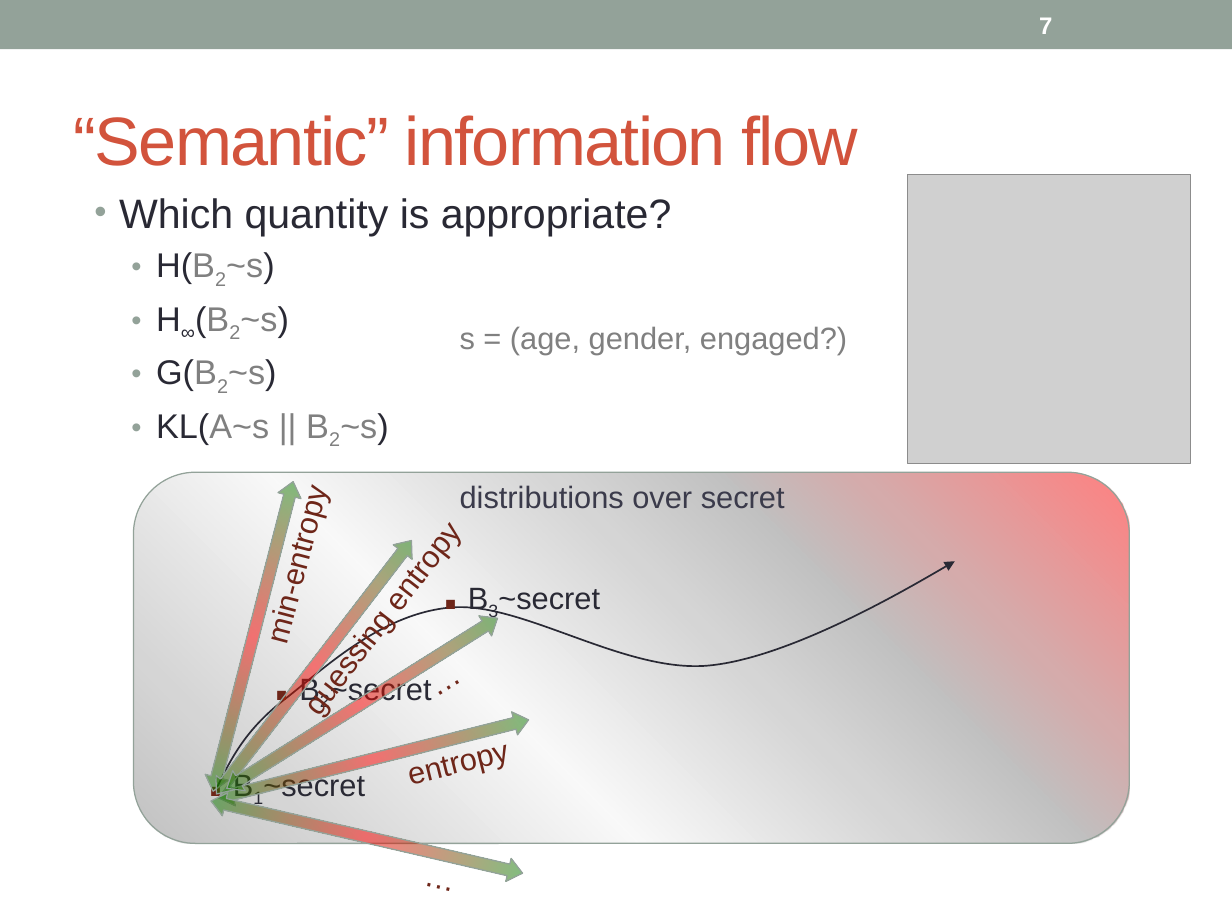
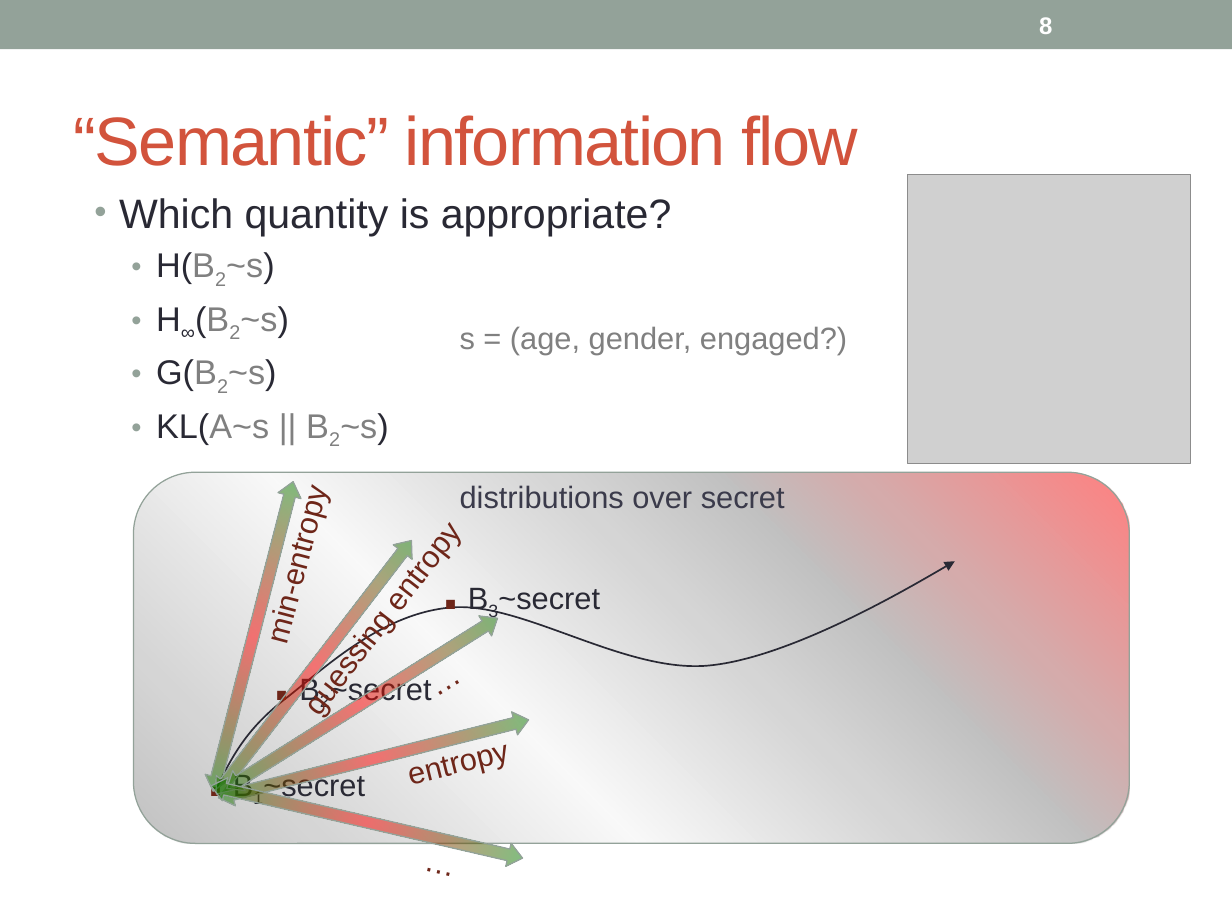
Before and after one commit to piotrm0/ppw12, a slide deck: slide 8 of pres/ppw12-pres.pptx (slide 7 before the commit). Drawn at 1232x924 pixels with LibreOffice and Linux fonts; fonts in the diff are those of the drawing; grey boxes stand for pictures. Boxes give left, top, right and bottom in pixels: in the first picture for what was removed or moved away, otherwise in the second. Text is boxed around its words. In the diff, an @@ line names an element or a change of style, - is before the commit and + after.

```diff
--- a/pres/ppw12-pres.pptx
+++ b/pres/ppw12-pres.pptx
@@ page number at [1039, 17, 1052, 34]: text changed @@
-7
+8
@@ left right arrow: place and size @@
-left right arrow at [208, 790, 526, 885]
+left right arrow at [208, 775, 526, 870]
@@ text "…": place and size @@
-text "…" at [408, 847, 473, 908]
+text "…" at [408, 832, 473, 893]
```
Also in this commit, not shown: 7 other slides changed, 2 slides added.
